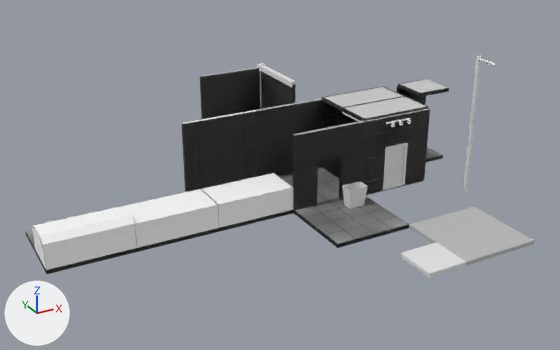
An edit to the Blender file BlenderImports/environment_models.blend, drawn before and after from the same camera.
The view is the same before and after, from a camera (50 mm lens) standing at (-27.1, -30.7, 16.9) and looking at (-10.0, 0.4, 1.4). The axes (+X, +Y, +Z) are drawn at lower left. The lights are the same throughout.

In view in the first picture: 'AsphaltFloor', 'Counter', 'FreezerGlass', 'FullCeiling', 'FullFloor.006', 'IceCreamFreezer', 'MainCounter', 'Wall1', 'Wall1.001', 'Wall1Doorway', 'Wall2', 'Wall2Doorway'.
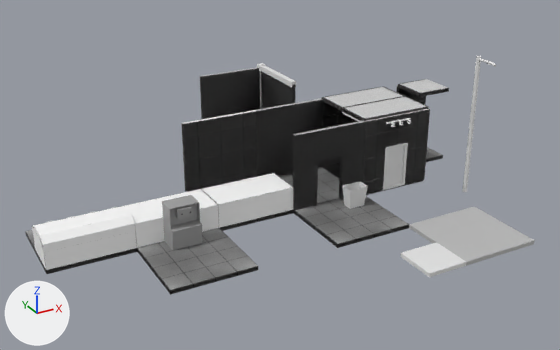
Commit message: Added soft serve machine model

Location of each change, (x1, y1, x2, y2) in pixels of the pictures (560 x 350 px):
```json
{"object": "FullFloor.007", "change": "added", "after": [137, 228, 258, 295]}
{"object": "SoftServeMachine", "change": "added", "after": [162, 195, 202, 251]}
```

Edits to the scene script, one JSON object a line:
```json
{"op": "add", "block": "img_softservemachine_uvmap_png", "code": ["img_softservemachine_uvmap_png = load_image('SoftServeMachine_uvmap.png', '../Materials/Textures/SoftServeMachine_uvmap.png', 256, 256, 'sRGB')"]}
{"op": "add", "block": "mat_material", "code": ["mat_material = principled_material('Material')", "mat_material.texture = img_softservemachine_uvmap_png"]}
{"op": "add", "block": "me_cube_036", "code": ["me_cube_036 = bpy.data.meshes.new('Cube.036')", "me_cube_036.from_pydata(...)  # 96 vertices, 105 faces; spans x -1.0..1.0, y -0.68..0.45, z -1.0..1.0", "me_cube_036.polygons.foreach_set('use_smooth', [True] * 105)", "me_cube_036.materials.append(mat_material)  # picture img_softservemachine_uvmap_png"]}
{"op": "add", "block": "me_cube_040", "code": ["me_cube_040 = bpy.data.meshes.new('Cube.040')", "me_cube_040.from_pydata(...)  # 410 vertices, 774 faces; spans x -0.043..0.043, y -0.203..0.01, z -0.016..0.174", "me_cube_040.polygons.foreach_set('use_smooth', [True] * 774)", "me_cube_040.materials.append(mat_material)  # picture img_softservemachine_uvmap_png"]}
{"op": "add", "block": "me_cube_039", "code": ["me_cube_039 = bpy.data.meshes.new('Cube.039')", "me_cube_039.from_pydata(...)  # 418 vertices, 784 faces; spans x -0.04..0.045, y -0.204..0.009, z -0.017..0.173", "me_cube_039.polygons.foreach_set('use_smooth', [True] * 784)", "me_cube_039.materials.append(mat_material)  # picture img_softservemachine_uvmap_png"]}
{"op": "add", "block": "ob_softservelevers2", "code": ["ob_softservelevers2 = bpy.data.objects.new('SoftServeLevers2', me_cube_040)", "ob_softservelevers2.parent = ob_softservemachine", "ob_softservelevers2.matrix_parent_inverse = Matrix(((1.429, 0.0, 0.0, 22.86), (0.0, 1.0, 0.0, 1.45), (0.0, 0.0, 1.0, -1.1), (0.0, 0.0, 0.0, 1.0)))", "ob_softservelevers2.location = (-15.8, -1.927, 1.686)", "ob_softservelevers2.scale = (0.7, 1.0, 1.0)"]}
{"op": "add", "block": "ob_softservemachine", "code": ["ob_softservemachine = bpy.data.objects.new('SoftServeMachine', me_cube_036)", "ob_softservemachine.location = (-16.0, -1.45, 1.1)", "ob_softservemachine.scale = (0.7, 1.0, 1.0)"]}
{"op": "add", "block": "ob_softservelevers", "code": ["ob_softservelevers = bpy.data.objects.new('SoftServeLevers', me_cube_039)", "ob_softservelevers.parent = ob_softservemachine", "ob_softservelevers.matrix_parent_inverse = Matrix(((1.429, 0.0, 0.0, 22.86), (0.0, 1.0, 0.0, 1.45), (0.0, 0.0, 1.0, -1.1), (0.0, 0.0, 0.0, 1.0)))", "ob_softservelevers.location = (-16.2, -1.926, 1.687)", "ob_softservelevers.scale = (0.7, 1.0, 1.0)"]}
{"op": "add", "block": "ob_fullfloor_007", "code": ["ob_fullfloor_007 = bpy.data.objects.new('FullFloor.007', me_cube_034.copy())  # the mesh of ob_fullfloor_006", "ob_fullfloor_007.location = (-16.0, -3.0, 0.0)", "ob_fullfloor_007.scale = (2.0, 2.0, 0.1)"]}
```
